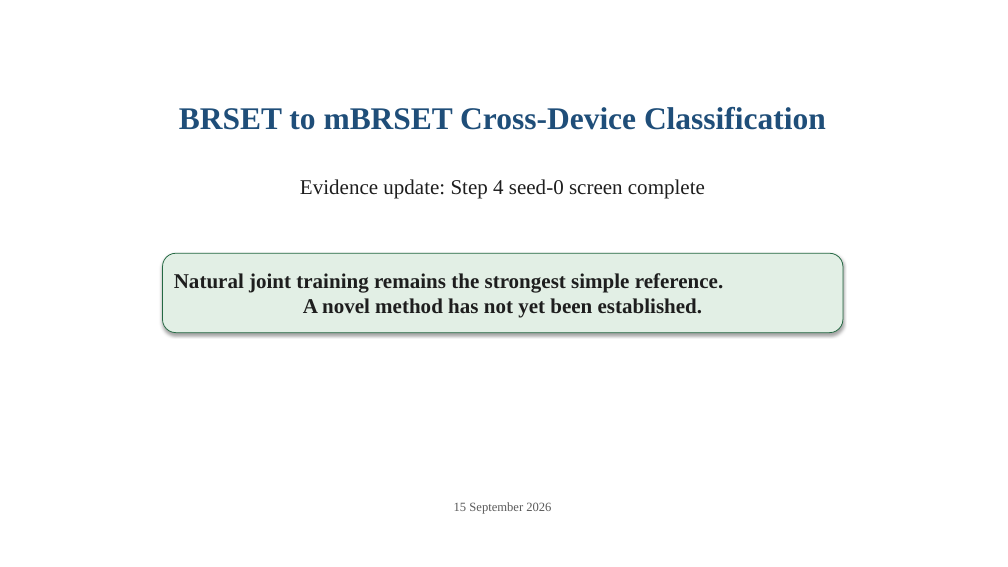
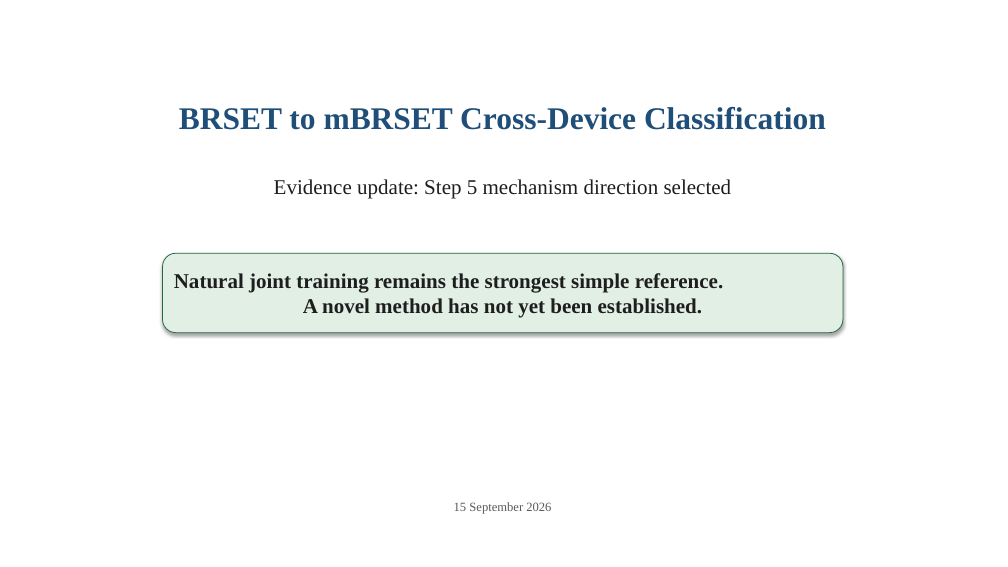
Before and after one commit to Sahith59/brset-convnextv2, a slide deck: slide 1 of research/codex/reports/BRSET_mBRSET_Research_Update.pptx. Drawn at 1008x567 pixels with LibreOffice and Linux fonts; fonts in the diff are those of the drawing. Boxes give left, top, right and bottom in pixels: in the first picture for what was removed or moved away, otherwise in the second. Text is boxed around its words. In the diff, an @@ line names an element or a change of style, - is before the commit and + after.

Commit message:
Freeze evidence-led Step 5 mechanism direction

```diff
--- a/research/codex/reports/BRSET_mBRSET_Research_Update.pptx
+++ b/research/codex/reports/BRSET_mBRSET_Research_Update.pptx
@@ text at box(274, 179, 732, 199): text changed @@
-Evidence update: Step 4 seed-0 screen complete
+Evidence update: Step 5 mechanism direction selected
```
Also in this commit, not shown: 1 other slide changed, 10 other files.
